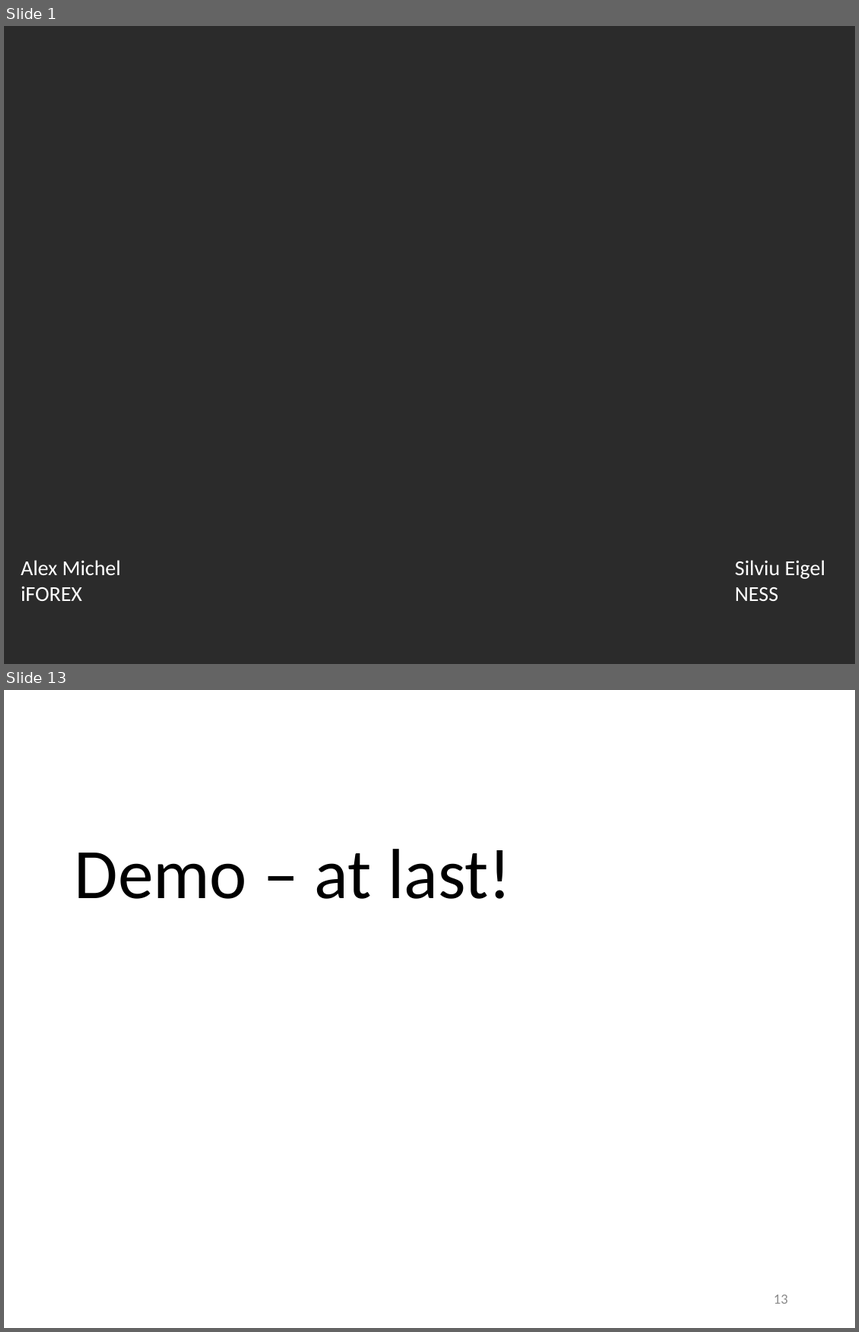
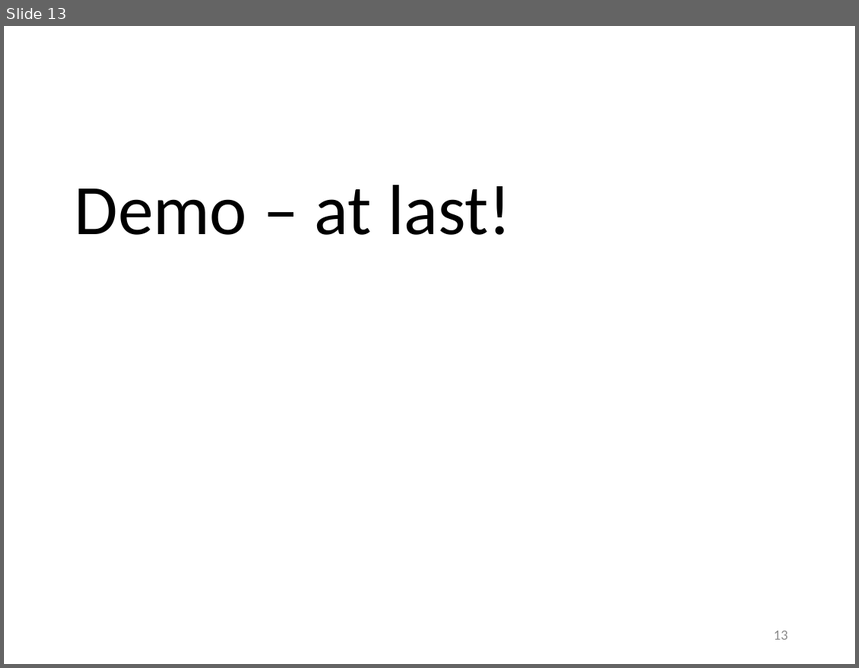
Before and after one commit to amichel/PaymentsGateway.MassTransit.Demo, a slide deck: Presentation/Service Bus Integration Patterns.pptx. Shown one above the other, each under a label of ours: slides 1 and 13 before the commit, slide 13 after it; the slides between them are not shown. The pictures are 859x1332 and 859x668 pixels, drawn with LibreOffice and Linux fonts; fonts in the diff are those of the drawing; background and template pictures are left out; a plain dark background stands for a picture behind light text. Boxes give left, top, right and bottom in pixels: in the first picture for what was removed or moved away, otherwise in the second. Text is boxed around its words. In the diff, an @@ line names an element or a change of style, - is before the commit and + after.

```diff
--- a/Presentation/Service Bus Integration Patterns.pptx
+++ b/Presentation/Service Bus Integration Patterns.pptx
@@ slide 1 removed at [4, 26, 855, 664], background picture (left out) @@
@@ text removed at [21, 560, 121, 601] @@
-Alex Michel
-iFOREX
@@ text removed at [735, 560, 826, 601] @@
-Silviu Eigel
-NESS
```
Also in this commit, not shown: 15 slides changed, 1 slide added, 1 other slide removed, 2 other files.
